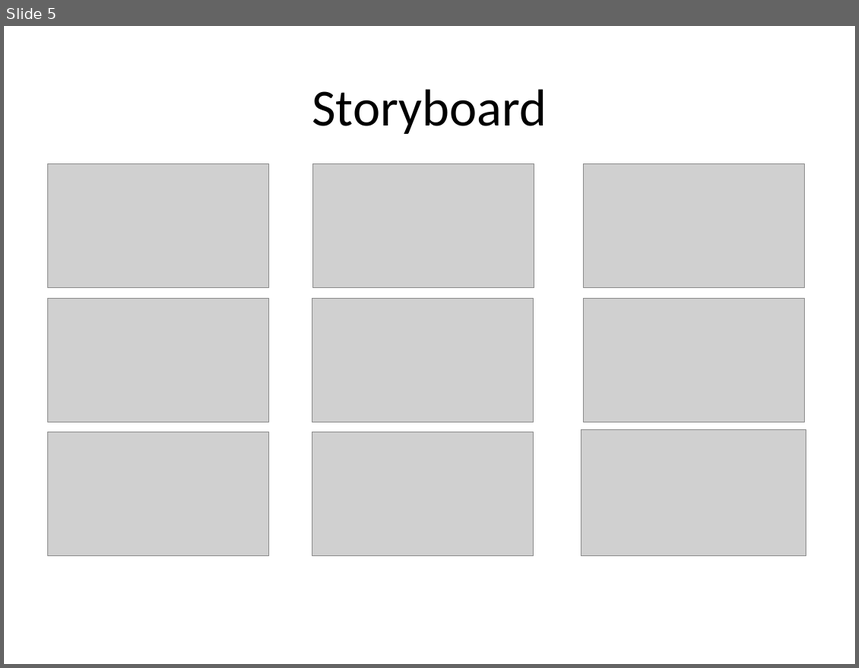
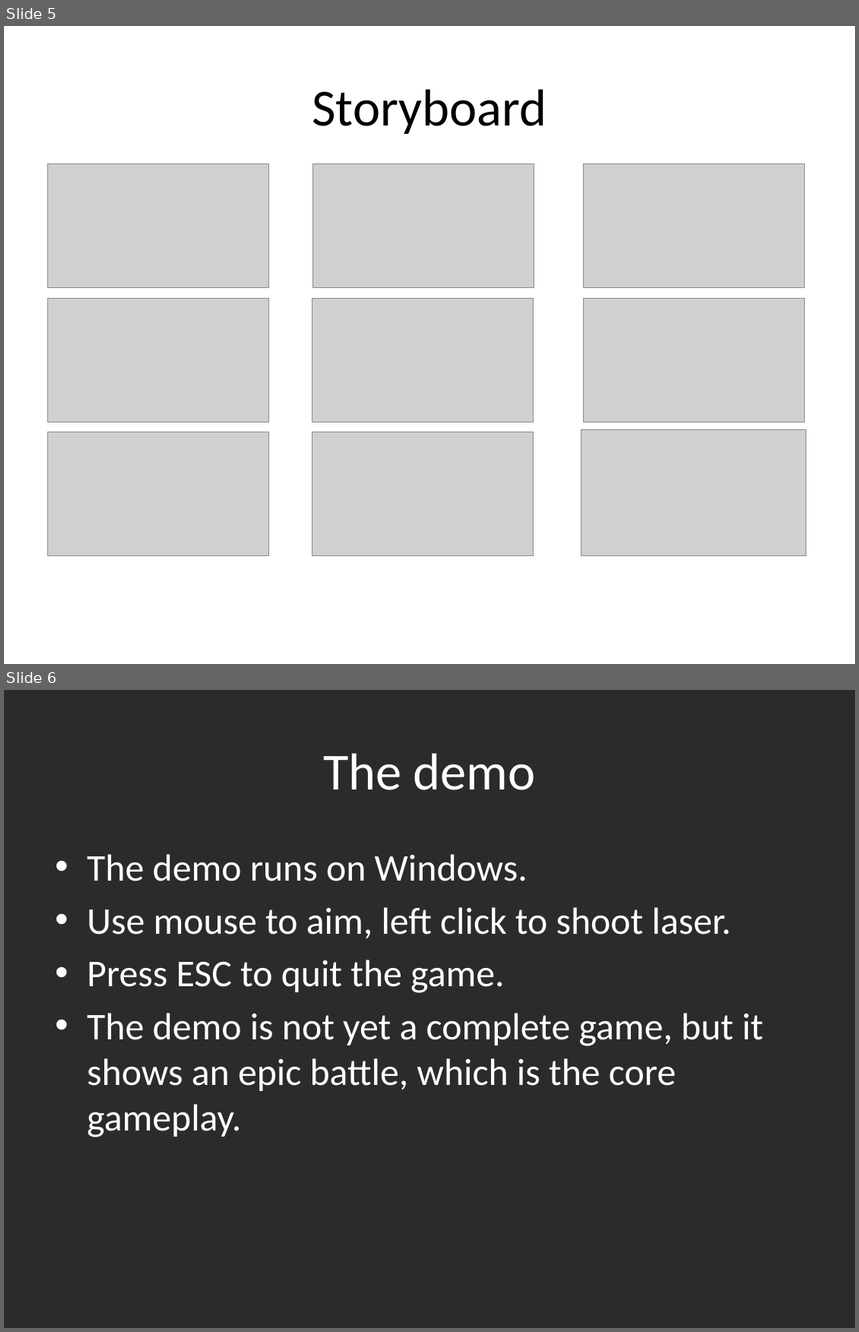
Before and after one commit to ntchung/cosmonova, a slide deck: Docs/GDD.pptx. Shown one above the other, each under a label of ours: slide 5 before the commit, slides 5 and 6 after it. The pictures are 859x668 and 859x1332 pixels, drawn with LibreOffice and Linux fonts; fonts in the diff are those of the drawing; grey boxes stand for pictures; background and template pictures are left out; a plain dark background stands for a picture behind light text. Boxes give left, top, right and bottom in pixels: in the first picture for what was removed or moved away, otherwise in the second. Text is boxed around its words. In the diff, an @@ line names an element or a change of style, - is before the commit and + after.

```diff
--- a/Docs/GDD.pptx
+++ b/Docs/GDD.pptx
@@ slide 6 added at <box>4,690,855,1328</box>, background picture (left out) @@
@@ title added at <box>323,753,536,790</box>, 44 pt, text #FFFFFF @@
+The demo
@@ text added at <box>87,854,763,1138</box>, 32 pt, text #FFFFFF @@
+• The demo runs on Windows.
+• Use mouse to aim, left click to shoot laser.
+• Press ESC to quit the game.
+• The demo is not yet a complete game, but it shows an epic battle, which is the core gameplay.
```
Also in this commit, not shown: 2 slides changed, 7 other slides added, 40 other files.
